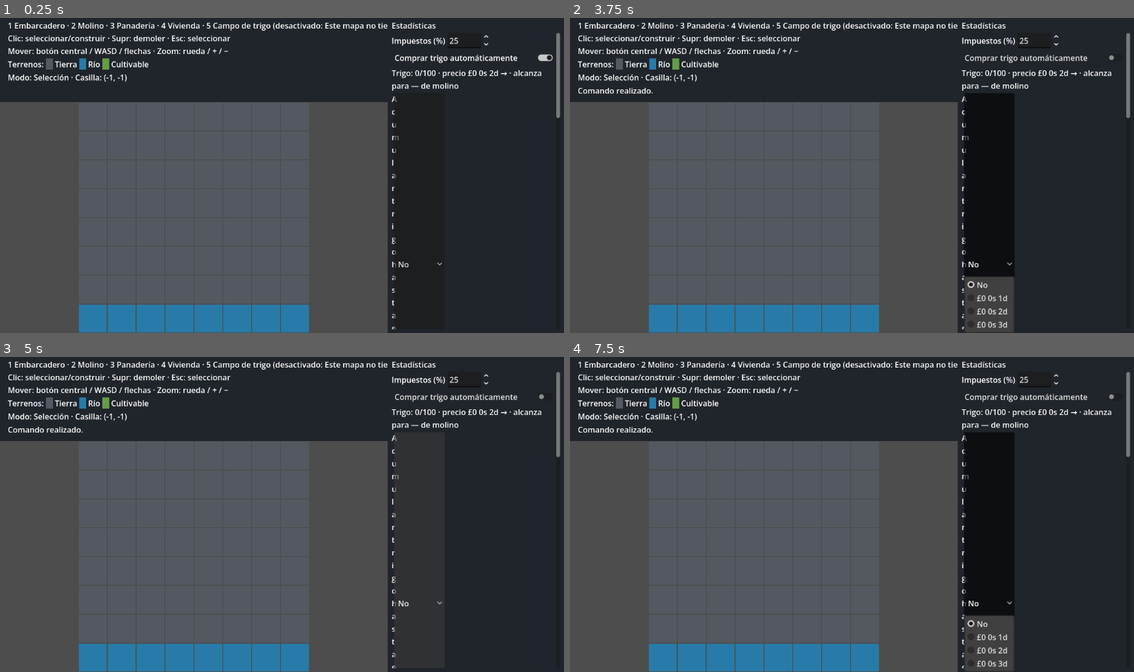
Above: before the commit, frames 1-4 (two rows, left to right).
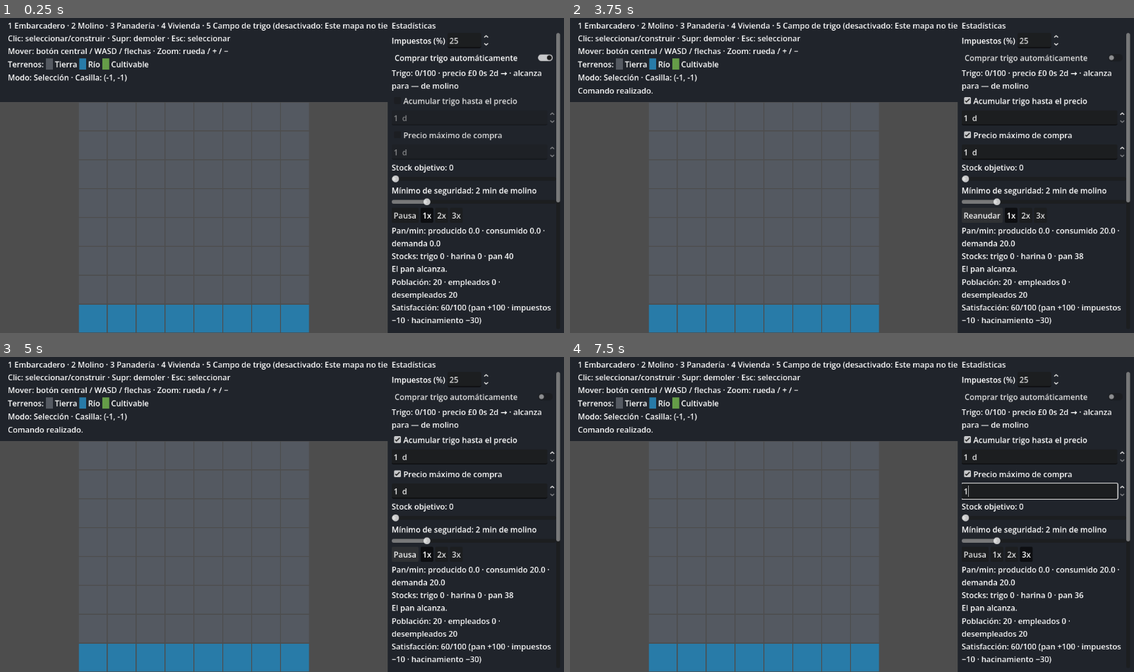
Above: after the commit, the same moments.

Repository: Palehour/londinium
Game: Godot game, scene res://scenes/main.tscn
Two runs of this game, one before a commit and one after it. Both use one fixed random seed, a clock stepped at 60 frames per second and the inputs below.
Inputs (mouse positions are in pixels of both pictures, inside the frame that each line leads up to):
- Up to frame 1 (0.25 s): no input
- Up to frame 2 (3.75 s): click (987, 263) at 0.5 s, where only the run before the commit has a clickable "No"; click "Comprar trigo automáticamente" at 1.25 s; click (1043, 99) at 2 s, where only the run after the commit has a clickable "Acumular trigo hasta el precio"; click (1043, 134) at 2.75 s, where only the run after the commit has a clickable "Precio máximo de compra"; click (976, 216) at 3.5 s, where only the run after the commit has a clickable "Pausa"
- Up to frame 3 (5 s): click (411, 555) at 4.25 s, where only the run after the commit has a clickable "Reanudar"
- Up to frame 4 (7.5 s): click (998, 555) at 5 s, where only the run after the commit has a clickable "1x"; click (1009, 555) at 5.75 s, where only the run after the commit has a clickable "2x"; click (1026, 555) at 6.5 s, where only the run after the commit has a clickable "3x"; tap Enter at 7.25 s; move the mouse to (976, 498) at 7.27 s; hold D from 7.28 s (still down); hold Shift from 7.28 s (still down); click (976, 498) at 7.42 s

The runs differ from the first frame. In frame 1, 2.8% of the frame differs, in the area x 69-100%, y 24-99%; in frame 2, 6.9%, in the area x 69-100%, y 23-100%; in frame 3, 2.9%; in frame 4, 6.8%.

Commit message:
fix(ui): controles numéricos acotados para los precios de la política (#41)
Los selectores listaban una parte del rango y en un mercado ancho el jugador
no podía elegir ni restaurar precios válidos. Ahora cada precio es una
casilla (acumular / limitar) más un SpinBox con el rango completo del
mercado; la casilla expresa "apagado" y "sin límite", que no son precios.
Las filas se apilan para respetar el ancho fijo del panel.

Co-Authored-By: Claude Sonnet 5.5 <noreply@anthropic.com>

Diff:
--- a/src/ui/stats_panel/stats_panel.gd
+++ b/src/ui/stats_panel/stats_panel.gd
@@ -4,8 +4,6 @@
 signal restart_requested
 
 const PERCENT: float = 100.0
-# A role can widen the market to thousands of prices; the selectors list this many from the minimum.
-const MAX_PRICE_OPTIONS: int = 12
 const CONDITIONS: Array[StringName] = [&"bankruptcy", &"hunger", &"depopulation"]
 
 var session: GameSession
@@ -16,16 +14,15 @@
 var _restart: Button
 var _tax: SpinBox
 var _wheat: CheckButton
-var _accumulate: OptionButton
-var _max_price: OptionButton
+var _accumulate_on: CheckBox
+var _accumulate_price: SpinBox
+var _limit_on: CheckBox
+var _limit_price: SpinBox
 var _target: HSlider
 var _target_label: Label
 var _reserve: HSlider
 var _reserve_label: Label
 var _wheat_row: Label
-# Option index -> price (0 = off / no limit), rebuilt when the market's price range changes.
-var _accumulate_prices: Array[int] = []
-var _max_prices: Array[int] = []
 var _dragging_target: bool = false
 var _dragging_reserve: bool = false
 var _pause: Button
@@ -110,8 +107,12 @@
 	content.add_child(_wheat)
 	_wheat_row = _label("")
 	content.add_child(_wheat_row)
-	_accumulate = _price_selector(content, Strings.ACCUMULATE_LABEL)
-	_max_price = _price_selector(content, Strings.MAX_PRICE_LABEL)
+	var accumulate_row: Array[Control] = _price_row(content, Strings.ACCUMULATE_LABEL)
+	_accumulate_on = accumulate_row[0] as CheckBox
+	_accumulate_price = accumulate_row[1] as SpinBox
+	var limit_row: Array[Control] = _price_row(content, Strings.MAX_PRICE_LABEL)
+	_limit_on = limit_row[0] as CheckBox
+	_limit_price = limit_row[1] as SpinBox
 	_target_label = _label("")
 	content.add_child(_target_label)
 	_target = HSlider.new()
@@ -161,67 +162,47 @@
 	_update_clock_controls()
 
 
-func _price_selector(content: VBoxContainer, title: String) -> OptionButton:
-	var row: HBoxContainer = HBoxContainer.new()
-	row.add_child(_label(title))
-	var selector: OptionButton = OptionButton.new()
-	selector.focus_mode = Control.FOCUS_NONE
-	selector.item_selected.connect(func(_index: int) -> void: _submit_policy())
-	row.add_child(selector)
+# A switch and a bounded number: the whole price range of the market stays selectable, however wide a
+# role makes it, and the switch is the only way to say "off" / "no limit" (which are not prices).
+func _price_row(content: VBoxContainer, title: String) -> Array[Control]:
+	# Stacked, not side by side: the panel has a fixed width and the switch's text is long.
+	var row: VBoxContainer = VBoxContainer.new()
+	var check: CheckBox = CheckBox.new()
+	check.text = title
+	check.focus_mode = Control.FOCUS_NONE
+	check.toggled.connect(func(_on: bool) -> void: _submit_policy())
+	row.add_child(check)
+	var spin: SpinBox = SpinBox.new()
+	spin.step = 1.0
+	spin.suffix = Strings.PENCE_SUFFIX
+	spin.value_changed.connect(func(_value: float) -> void: _submit_policy())
+	row.add_child(spin)
 	content.add_child(row)
-	return selector
-
-
-# The player picks among the market's own prices: a price above the top one could never be paid. Only the
-# first MAX_PRICE_OPTIONS are listed, plus the price the policy already has, so a very wide market
-# never builds thousands of items and an accepted policy is never shown as something else.
-func _rebuild_price_options(market: Dictionary) -> void:
-	# Accumulating at the market's top price is a valid policy (always stockpile), so it is listed;
-	# a maximum at the top price never stops anything, so "no limit" stands for it.
-	var accumulate_choices: Array[int] = [WheatPolicy.OFF]
-	accumulate_choices.append_array(_price_choices(market, int(market["accumulate_price"]), true))
-	var max_choices: Array[int] = _price_choices(market, int(market["max_price"]), false)
-	max_choices.append(WheatPolicy.NO_LIMIT)
-	if accumulate_choices == _accumulate_prices and max_choices == _max_prices:
-		return
-	_accumulate_prices = accumulate_choices
-	_max_prices = max_choices
-	_accumulate.clear()
-	_max_price.clear()
-	for price: int in _accumulate_prices:
-		_accumulate.add_item(Strings.ACCUMULATE_OFF if price == WheatPolicy.OFF else Strings.money(price))
-	for price: int in _max_prices:
-		_max_price.add_item(Strings.NO_LIMIT if price == WheatPolicy.NO_LIMIT else Strings.money(price))
-
-
-func _price_choices(market: Dictionary, current: int, include_top: bool) -> Array[int]:
-	var low: int = market["min_price"]
-	var top: int = market["top_price"]
-	var last: int = mini(top if include_top else top - 1, low + MAX_PRICE_OPTIONS - 1)
-	var prices: Array[int] = []
-	for price: int in range(low, last + 1):
-		prices.append(price)
-	var listable: bool = current >= low and (current <= top if include_top else current < top)
-	if listable and current not in prices:
-		prices.append(current)
-		prices.sort()
-	return prices
+	return [check, spin]
+
+
+# Never overwrite a price the player is still typing; a switched-off row keeps its number for when it
+# is switched on again.
+func _sync_price_row(check: CheckBox, spin: SpinBox, value: int, none: int, market: Dictionary, defeated: bool) -> void:
+	spin.min_value = market["min_price"]
+	spin.max_value = market["top_price"]
+	var on: bool = value != none
+	check.set_pressed_no_signal(on)
+	if on and not spin.get_line_edit().has_focus():
+		spin.value = value
+	check.disabled = defeated
+	spin.editable = on and not defeated
 
 
 func _update_wheat_policy(market: Dictionary, defeated: bool) -> void:
-	_rebuild_price_options(market)
 	_syncing = true
-	# An unlisted maximum is the market's top price: nothing can exceed it, so it reads as no limit.
-	_accumulate.select(maxi(0, _accumulate_prices.find(int(market["accumulate_price"]))))
-	var max_index: int = _max_prices.find(int(market["max_price"]))
-	_max_price.select(max_index if max_index >= 0 else _max_prices.size() - 1)
+	_sync_price_row(_accumulate_on, _accumulate_price, int(market["accumulate_price"]), WheatPolicy.OFF, market, defeated)
+	_sync_price_row(_limit_on, _limit_price, int(market["max_price"]), WheatPolicy.NO_LIMIT, market, defeated)
 	_target.max_value = market["capacity"]
 	if not _dragging_target:
 		_target.value = market["target_stock"]
 		_target_label.text = Strings.TARGET_LABEL % int(market["target_stock"])
 	_syncing = false
-	for control: Control in [_accumulate, _max_price]:
-		(control as OptionButton).disabled = defeated
 	_reserve.max_value = market["max_reserve_minutes"]
 	if not _dragging_reserve:
 		_reserve.value = market["reserve_minutes"]
@@ -243,8 +224,9 @@
 func _submit_policy() -> void:
 	if _syncing:
 		return
-	session.submit_command(SetWheatPolicyCommand.new(_accumulate_prices[_accumulate.selected],
-		_max_prices[_max_price.selected], int(_target.value), int(_reserve.value)))
+	var accumulate: int = int(_accumulate_price.value) if _accumulate_on.button_pressed else WheatPolicy.OFF
+	var limit: int = int(_limit_price.value) if _limit_on.button_pressed else WheatPolicy.NO_LIMIT
+	session.submit_command(SetWheatPolicyCommand.new(accumulate, limit, int(_target.value), int(_reserve.value)))
 
 
 func _reserve_released(_changed: bool) -> void:
--- a/src/ui/strings.gd
+++ b/src/ui/strings.gd
@@ -19,9 +19,8 @@
 const TAX_LABEL: String = "Impuestos (%)"
 const WHEAT_PURCHASES: String = "Comprar trigo automáticamente"
 const ACCUMULATE_LABEL: String = "Acumular trigo hasta el precio"
-const ACCUMULATE_OFF: String = "No"
 const MAX_PRICE_LABEL: String = "Precio máximo de compra"
-const NO_LIMIT: String = "Sin límite"
+const PENCE_SUFFIX: String = " d"
 const TARGET_LABEL: String = "Stock objetivo: %d"
 const RESERVE_LABEL: String = "Mínimo de seguridad: %d min de molino"
 const WHEAT_ROW: String = "Trigo: %d/%d · precio %s %s · alcanza para %s de molino"
--- a/tests/game/test_stats_panel.gd
+++ b/tests/game/test_stats_panel.gd
@@ -148,21 +148,28 @@
 	assert_string_contains(_text("_wheat_row"), Strings.WHEAT_BLOCKED_NOTE)
 
 
+func _price_controls() -> Dictionary:
+	return {"accumulate_on": _panel.get("_accumulate_on") as CheckBox, "accumulate": _panel.get("_accumulate_price") as SpinBox,
+		"limit_on": _panel.get("_limit_on") as CheckBox, "limit": _panel.get("_limit_price") as SpinBox}
+
+
 func test_policy_controls_send_the_whole_policy_and_resync_from_the_snapshot() -> void:
 	_panel.update_snapshot(_session.get_snapshot())
-	var accumulate: OptionButton = _panel.get("_accumulate") as OptionButton
-	var maximum: OptionButton = _panel.get("_max_price") as OptionButton
+	var controls: Dictionary = _price_controls()
+	var accumulate_on: CheckBox = controls["accumulate_on"]
+	var accumulate: SpinBox = controls["accumulate"]
+	var limit_on: CheckBox = controls["limit_on"]
+	var limit: SpinBox = controls["limit"]
 	var target: HSlider = _panel.get("_target") as HSlider
-	assert_eq(accumulate.item_count, 4, "off, 1, 2 and the market's top price 3")
-	assert_eq(maximum.item_count, 3, "1, 2 and no limit")
-	assert_eq(maximum.get_item_text(2), Strings.NO_LIMIT)
-	assert_eq(maximum.selected, 2, "the default policy has no limit")
+	assert_false(accumulate_on.button_pressed, "the default policy does not stockpile")
+	assert_false(limit_on.button_pressed, "and has no limit")
+	assert_false(accumulate.editable, "a switched-off price cannot be edited")
+	assert_eq([accumulate.min_value, accumulate.max_value], [1.0, 3.0], "the market's own prices")
 	assert_eq(target.max_value, 100.0)
 	assert_false(target.scrollable or (_panel.get("_reserve") as HSlider).scrollable, "the wheel would not send the command")
-	accumulate.select(1)
-	accumulate.item_selected.emit(1)
-	maximum.select(1)
-	maximum.item_selected.emit(1)
+	accumulate_on.button_pressed = true
+	limit_on.button_pressed = true
+	limit.value = 2.0
 	target.value = 60.0
 	target.drag_ended.emit(true)
 	var reserve: HSlider = _panel.get("_reserve") as HSlider
@@ -175,10 +182,14 @@
 	var economy: Dictionary = _session.get_snapshot()["economy"]
 	assert_eq([economy["wheat_accumulate_price"], economy["wheat_max_price"], economy["wheat_target_stock"],
 		economy["wheat_reserve_minutes"]], [1, 2, 60, 4])
-	assert_eq([accumulate.selected, maximum.selected, target.value], [1, 1, 60.0])
+	assert_eq([accumulate_on.button_pressed, accumulate.value, limit_on.button_pressed, limit.value, target.value],
+		[true, 1.0, true, 2.0, 60.0])
 	assert_string_contains(_text("_target_label"), "60")
 	assert_eq(_text("_reserve_label"), Strings.RESERVE_LABEL % 4)
 	assert_true(_session.get("_pending").is_empty(), "resyncing the controls does not resend the command")
+	limit_on.button_pressed = false
+	_tick()
+	assert_eq(_session.get_snapshot()["economy"]["wheat_max_price"], WheatPolicy.NO_LIMIT, "the switch turns the limit off")
 
 
 func test_a_policy_that_accumulates_at_the_top_price_is_shown_and_kept() -> void:
@@ -186,8 +197,9 @@
 	_session.submit_command(SetWheatPolicyCommand.new(3, WheatPolicy.NO_LIMIT, 60, 2))
 	_tick()
 	_session.publish_tick()
-	var accumulate: OptionButton = _panel.get("_accumulate") as OptionButton
-	assert_eq(accumulate.selected, 3, "the top price is not shown as No")
+	var controls: Dictionary = _price_controls()
+	assert_true((controls["accumulate_on"] as CheckBox).button_pressed)
+	assert_eq((controls["accumulate"] as SpinBox).value, 3.0, "the top price is shown as itself")
 	var reserve: HSlider = _panel.get("_reserve") as HSlider
 	reserve.value = 5.0
 	reserve.drag_ended.emit(true)
@@ -195,20 +207,22 @@
 	assert_eq(_session.get_snapshot()["economy"]["wheat_accumulate_price"], 3, "changing another control does not turn accumulating off")
 
 
-func test_a_very_wide_market_does_not_build_thousands_of_price_options() -> void:
+func test_a_very_wide_market_keeps_its_whole_price_range_selectable() -> void:
 	_session = _new_session([Modifier.new(&"market.wheat.max_price", &"set", 1000000)])
 	_panel = _new_panel(_session)
 	_panel.update_snapshot(_session.get_snapshot())
-	var accumulate: OptionButton = _panel.get("_accumulate") as OptionButton
-	var maximum: OptionButton = _panel.get("_max_price") as OptionButton
-	assert_lte(accumulate.item_count, StatsPanel.MAX_PRICE_OPTIONS + 2)
-	assert_lte(maximum.item_count, StatsPanel.MAX_PRICE_OPTIONS + 2)
+	var controls: Dictionary = _price_controls()
+	var accumulate: SpinBox = controls["accumulate"]
+	var limit: SpinBox = controls["limit"]
+	assert_eq([accumulate.min_value, accumulate.max_value], [1.0, 1000000.0])
 	_session.submit_command(SetWheatPolicyCommand.new(500, 700, 0, 2))
 	_tick()
 	_session.publish_tick()
-	assert_eq(int(_session.get_snapshot()["economy"]["wheat_accumulate_price"]), 500)
-	assert_eq((_panel.get("_accumulate_prices") as Array)[accumulate.selected], 500, "an accepted price outside the listed ones is still shown")
-	assert_eq((_panel.get("_max_prices") as Array)[maximum.selected], 700)
+	assert_eq([accumulate.value, limit.value], [500.0, 700.0], "an accepted policy is shown as it is")
+	accumulate.value = 600.0
+	_tick()
+	assert_eq(_session.get_snapshot()["economy"]["wheat_accumulate_price"], 600, "any valid price can be chosen")
+	assert_eq(_session.get_snapshot()["economy"]["wheat_max_price"], 700, "and the rest of the policy is kept")
 
 
 func test_policy_controls_are_blocked_after_defeat() -> void:
@@ -218,8 +232,10 @@
 	_panel = _new_panel(_session)
 	_tick()
 	_tick()
-	assert_true((_panel.get("_accumulate") as OptionButton).disabled)
-	assert_true((_panel.get("_max_price") as OptionButton).disabled)
+	var controls: Dictionary = _price_controls()
+	assert_true((controls["accumulate_on"] as CheckBox).disabled)
+	assert_true((controls["limit_on"] as CheckBox).disabled)
+	assert_false((controls["accumulate"] as SpinBox).editable)
 	assert_false((_panel.get("_target") as HSlider).editable)
 	assert_false((_panel.get("_reserve") as HSlider).editable)
 
